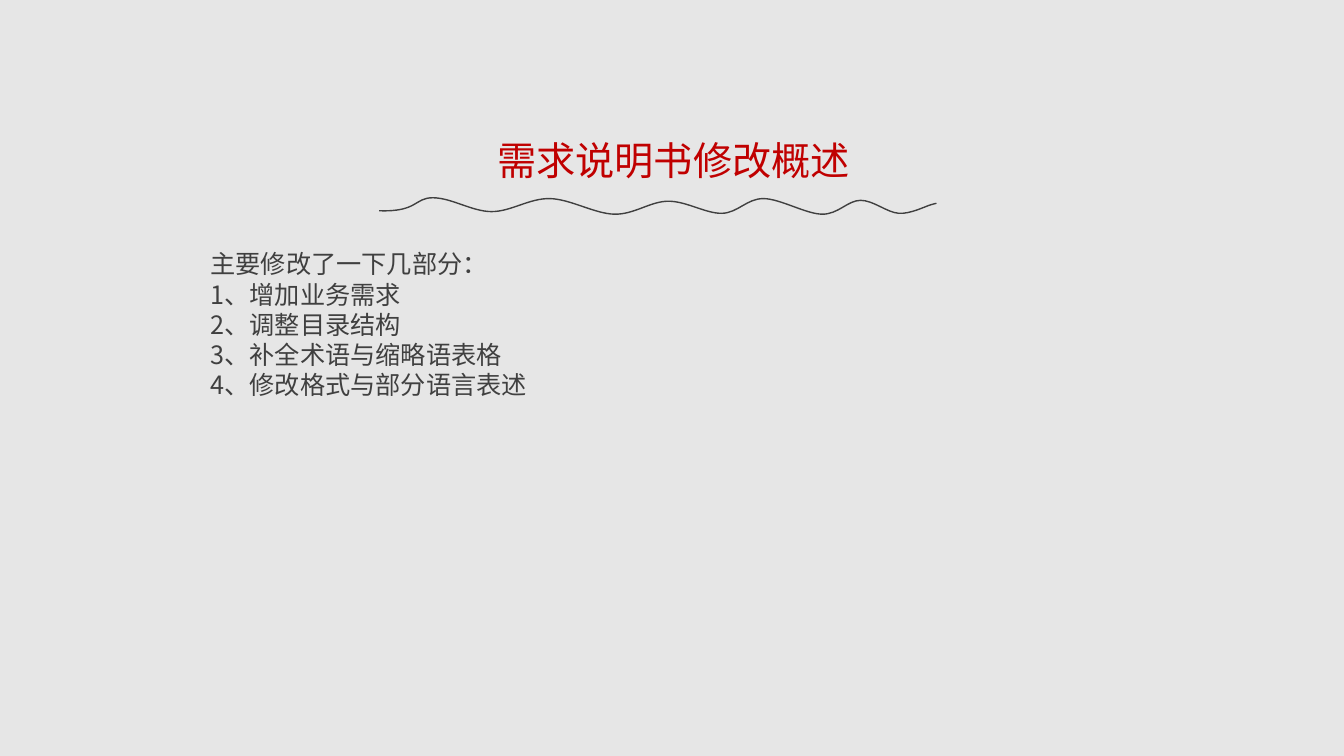
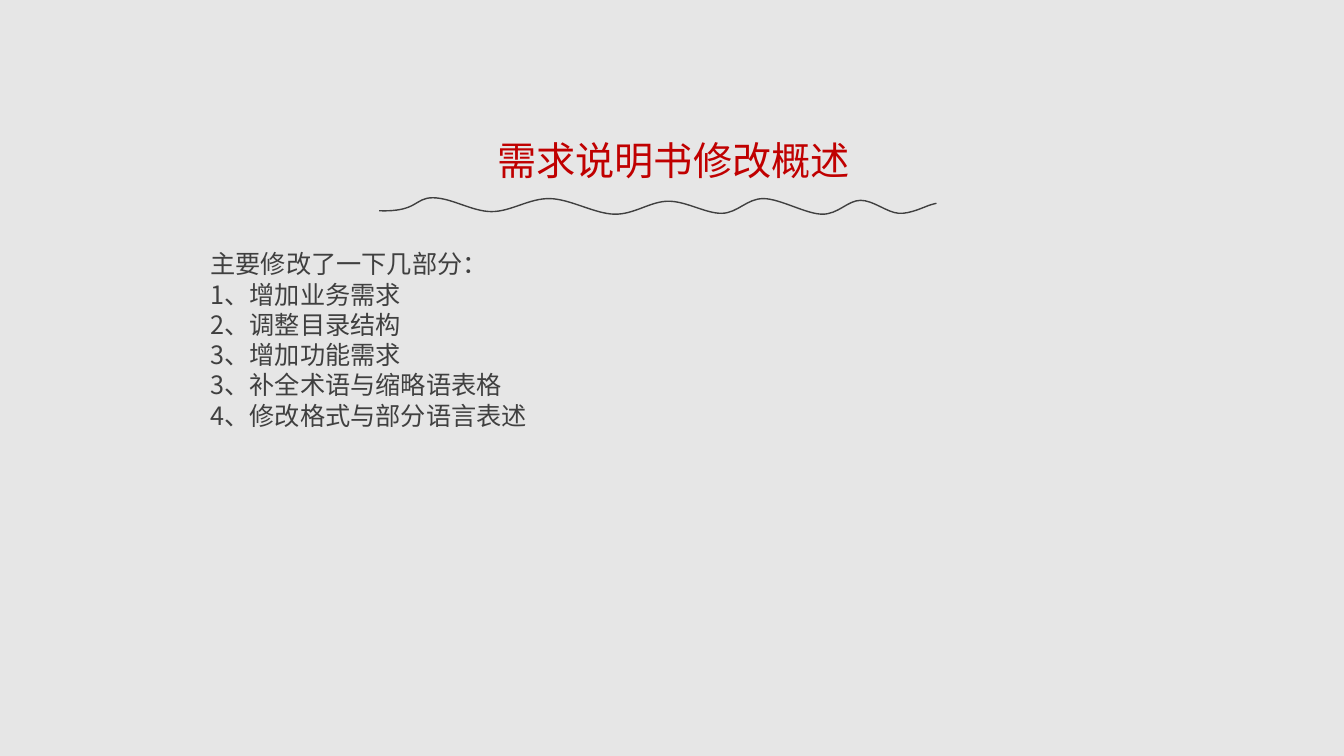
Before and after one commit to bhsei/17TeamE_Lire, a slide deck: slide 2 of 3.项目PPT/需求修改说明.ppt. Drawn at 1344x756 pixels with LibreOffice and Linux fonts; fonts in the diff are those of the drawing. Boxes give left, top, right and bottom in pixels: in the first picture for what was removed or moved away, otherwise in the second. Text is boxed around its words. In the diff, an @@ line names an element or a change of style, - is before the commit and + after.

```diff
--- a/3.项目PPT/需求修改说明.ppt
+++ b/3.项目PPT/需求修改说明.ppt
@@ text at (211, 343, 401, 366): paragraph added @@
+3、增加功能需求
```
Also in this commit, not shown: 1 other slide changed, 2 slides added, 4 other files.
